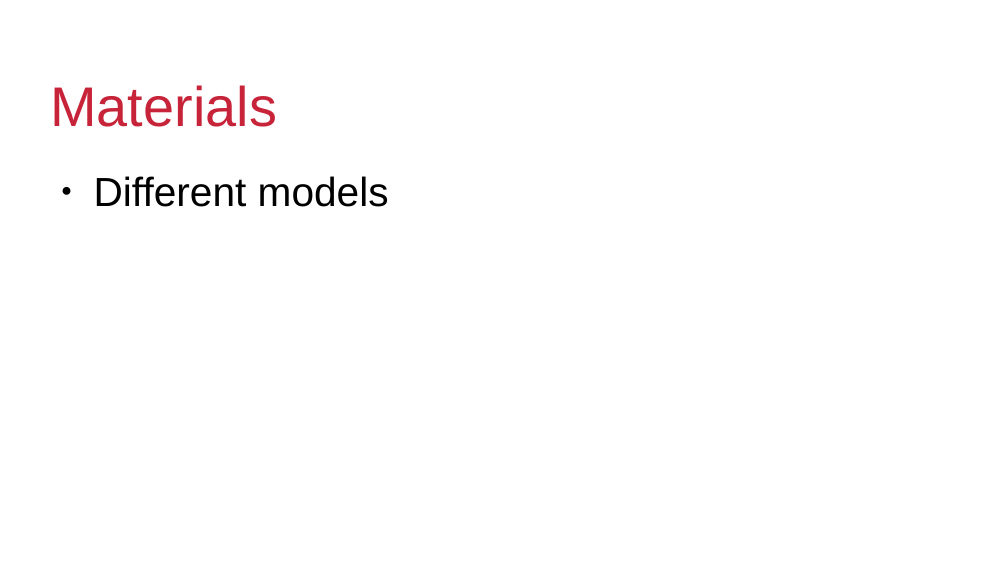
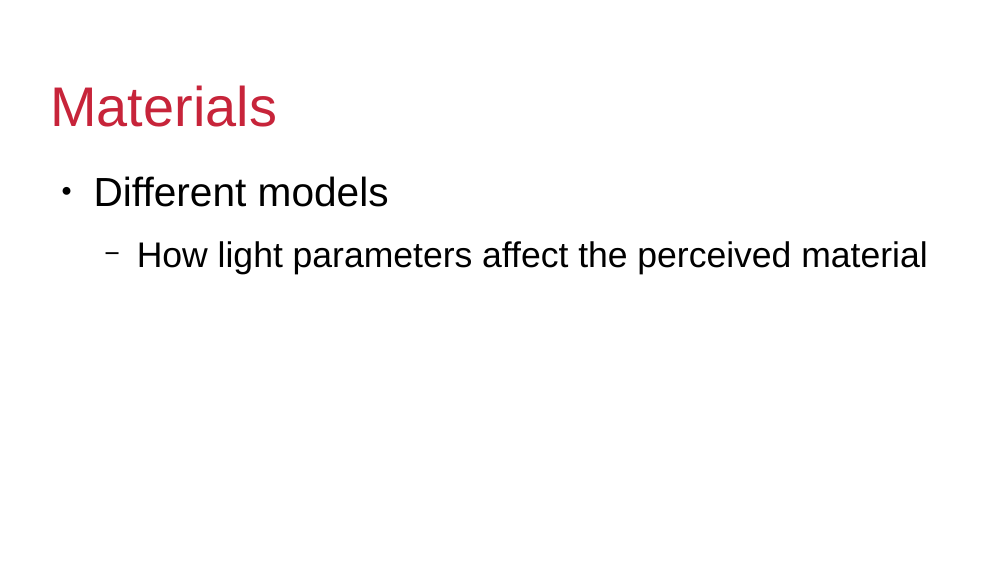
Before and after one commit to koxakis/CE416, a slide deck: slide 8 of open_gl_project/Project_overview.odp. Drawn at 1008x567 pixels with LibreOffice and Linux fonts; fonts in the diff are those of the drawing; background and template pictures are left out. Boxes give left, top, right and bottom in pixels: in the first picture for what was removed or moved away, otherwise in the second. Text is boxed around its words. In the diff, an @@ line names an element or a change of style, - is before the commit and + after.

```diff
--- a/open_gl_project/Project_overview.odp
+++ b/open_gl_project/Project_overview.odp
@@ text at [137, 241, 927, 275]: paragraph added @@
+  − How light parameters affect the perceived material
```
Also in this commit, not shown: 3 other slides changed, 2 other files.
